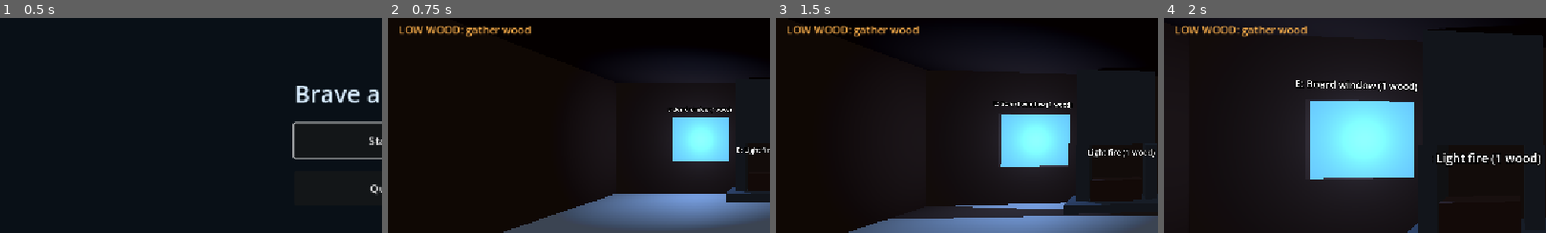
Above: before the commit, frames 1-4 (left to right).
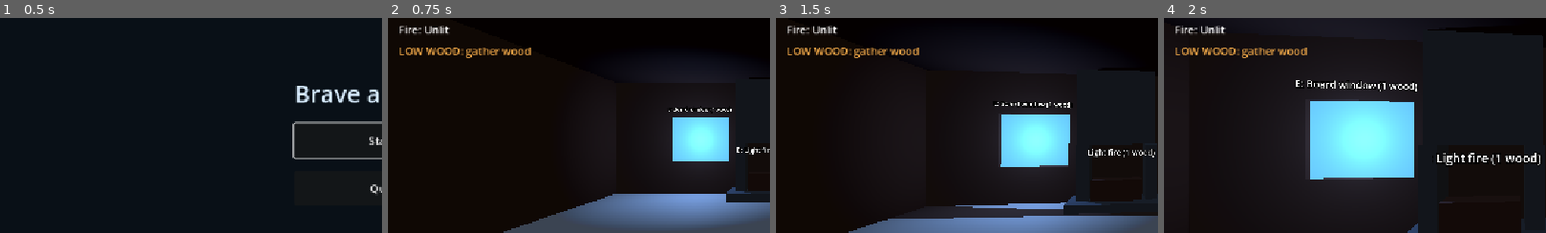
Above: after the commit, the same moments.

Repository: EarthDeparture/brave_and_cold
Game: Godot game, scene res://scenes/main_menu.tscn
Same seed, same stepped clock (60 frames per second), same inputs: the game is played once before the commit and once after it.
Inputs (mouse positions are % of the whole screen's width and height, from its top left):
- Up to frame 1 (0.5 s): no input
- Up to frame 2 (0.75 s): click "Start" at 0.5 s
- Up to frame 3 (1.5 s): tap Enter at 1.25 s; move the mouse to (55, 50) at 1.27 s; hold W (move_up) from 1.28 s (still down); hold E (interact) from 1.28 s (still down); click (55, 50) at 1.42 s
- Up to frame 4 (2 s): keep holding W (move_up); keep holding E (interact)
The pictures show only the part of the screen within x 0-50%, y 21-71%; the shares and areas given below are measured in that part.

Frame 1 is identical in both runs. In frame 2, 1.8% of the frame differs, in the area x 3-38%, y 3-19%; in frame 3, 1.8%; in frame 4, 1.8%.

Commit message:
agent(f14b07d8): **Fireplace fuel/warmth loop verify + HUD fire status (code)** — Check `fireplac

Diff:
--- a/brave-and-cold/scenes/hud.tscn
+++ b/brave-and-cold/scenes/hud.tscn
@@ -33,10 +33,17 @@
 offset_bottom = 138.0
 mouse_filter = 2
 
-[node name="WarningLabel" type="Label" parent="."]
+[node name="FireLabel" type="Label" parent="."]
 offset_left = 16.0
 offset_top = 144.0
 offset_right = 600.0
-offset_bottom = 226.0
+offset_bottom = 170.0
+mouse_filter = 2
+
+[node name="WarningLabel" type="Label" parent="."]
+offset_left = 16.0
+offset_top = 176.0
+offset_right = 600.0
+offset_bottom = 258.0
 mouse_filter = 2
 modulate = Color(1, 0.7, 0.3, 1)
--- a/brave-and-cold/scripts/fireplace.gd
+++ b/brave-and-cold/scripts/fireplace.gd
@@ -1,9 +1,16 @@
 extends StaticBody3D
+
+signal lit_changed(lit: bool)
 
 @export var seconds_per_wood: float = 20.0
 @export var heat_radius: float = 3.0
 @export var warmth_per_second: float = 5.0
 var fuel_remaining: float = 0.0
+var _was_lit: bool = false
+
+
+func is_lit() -> bool:
+	return fuel_remaining > 0.0
 
 
 func _ready() -> void:
@@ -33,6 +40,10 @@
 
 
 func _update_visuals() -> void:
-	$Flame.visible = fuel_remaining > 0.0
-	$Light.visible = fuel_remaining > 0.0
+	var lit := is_lit()
+	$Flame.visible = lit
+	$Light.visible = lit
 	$Prompt.text = "E: Add wood | %.0fs fuel" % fuel_remaining if fuel_remaining > 0.0 else "E: Light fire (1 wood)"
+	if lit != _was_lit:
+		_was_lit = lit
+		lit_changed.emit(lit)
--- a/brave-and-cold/scripts/hud.gd
+++ b/brave-and-cold/scripts/hud.gd
@@ -23,6 +23,13 @@
 	_on_stamina_changed(Stamina.current_stamina, Stamina.max_stamina)
 	Temperature.temperature_changed.connect(_on_temperature_changed)
 	_on_temperature_changed(Temperature.current_temperature, Temperature.max_temperature)
+	var fireplace = get_parent().get_node("Cottage/Fireplace")
+	fireplace.lit_changed.connect(_on_fire_lit_changed)
+	_on_fire_lit_changed(fireplace.is_lit())
+
+
+func _on_fire_lit_changed(lit: bool) -> void:
+	$FireLabel.text = "Fire: Lit" if lit else "Fire: Unlit"
 
 
 func _on_temperature_changed(current: float, maximum: float) -> void:
--- a/brave-and-cold/tests/test_hud.gd
+++ b/brave-and-cold/tests/test_hud.gd
@@ -17,12 +17,32 @@
 	var hud = world.get_node("HUD")
 	var player = world.get_node("Player")
 	var warnings = hud.get_node("WarningLabel")
+	var fire = world.get_node("Cottage/Fireplace")
+	fire.set_process(false)
+	_check(hud.get_node("FireLabel").text == "Fire: Unlit", "initial fire state")
+	fire.interact(player)
+	_check(hud.get_node("FireLabel").text == "Fire: Unlit", "failed ignition remains unlit")
 	_check(hud.get_node("DayLabel").text == "Day 1 — Daytime", "initial day")
 	_check("LOW WOOD" in warnings.text, "initial low wood")
 	player.add_wood(3)
 	_check(not warnings.visible, "safe state hides warnings")
 	player.consume_wood()
 	_check("LOW WOOD" in warnings.text, "wood boundary")
+	fire.interact(player)
+	_check(hud.get_node("FireLabel").text == "Fire: Lit", "ignition updates HUD")
+	fire.interact(player)
+	fire.advance(20.0)
+	_check(hud.get_node("FireLabel").text == "Fire: Lit", "refueling keeps fire lit")
+	hud.free()
+	hud = load("res://scenes/hud.tscn").instantiate()
+	world.add_child(hud)
+	warnings = hud.get_node("WarningLabel")
+	_check(hud.get_node("FireLabel").text == "Fire: Lit", "HUD recreation reads lit fire")
+	fire.advance(20.0)
+	_check(hud.get_node("FireLabel").text == "Fire: Unlit", "burnout updates HUD")
+	player.add_wood(1)
+	fire.interact(player)
+	_check(hud.get_node("FireLabel").text == "Fire: Lit", "relighting updates HUD")
 	temperature.current_temperature = 25.0
 	_check("COLD" in warnings.text and "LOW WOOD" in warnings.text, "simultaneous warnings")
 	temperature.current_temperature = 0.0
Not shown, added: brave-and-cold/docs/fireplace-review.md
